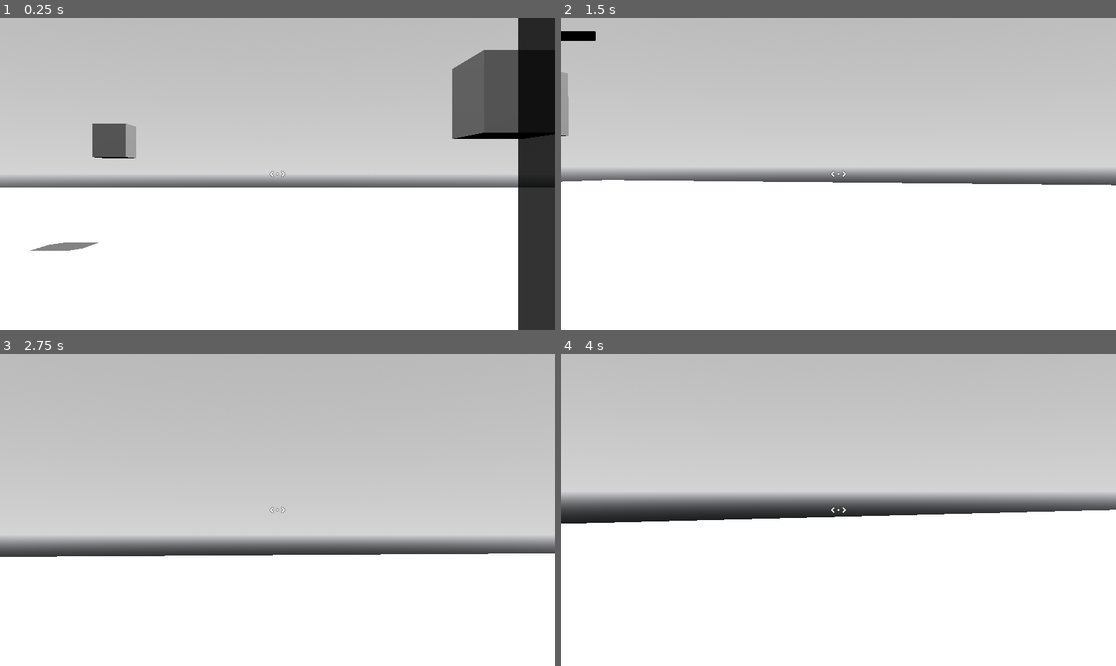
Above: before the commit, frames 1-4 (two rows, left to right).
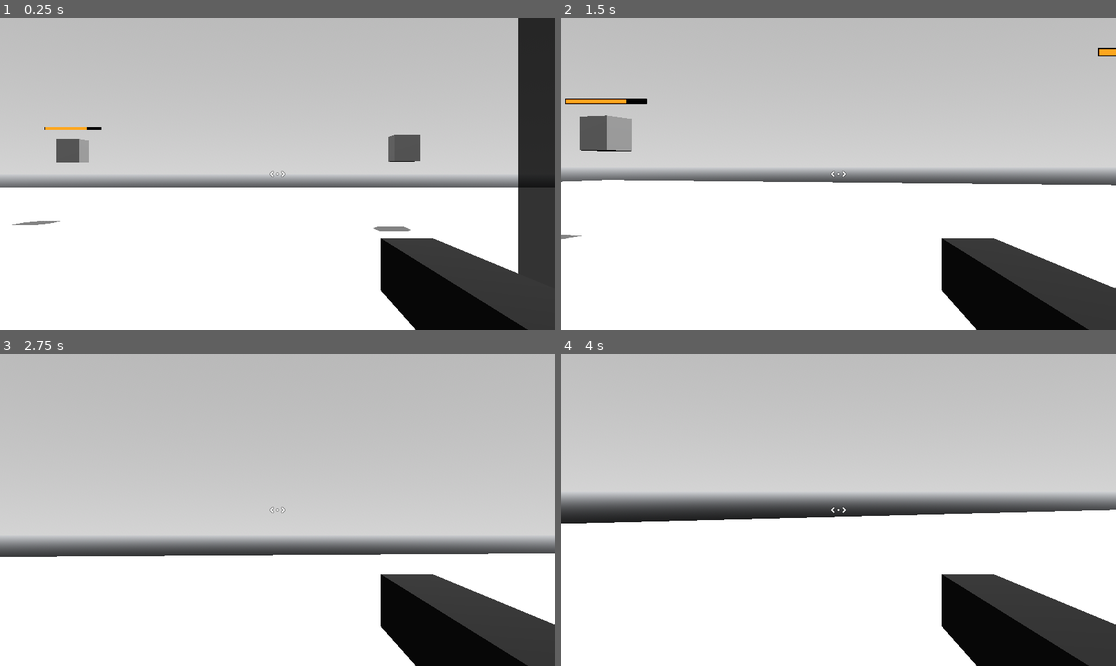
Above: after the commit, the same moments.

Repository: axilirate/metalbellion
Game: Godot game, scene res://scenes/states/gameplay_state/gameplay_state.tscn
Same seed, same stepped clock (60 frames per second), same inputs: the game is played once before the commit and once after it.
Inputs (mouse positions are in pixels of both pictures, inside the frame that each line leads up to):
- Up to frame 1 (0.25 s): no input
- Up to frame 2 (1.5 s): move the mouse to (866, 174) at 0.52 s; press the mouse at (866, 174) at 0.53 s; hold W (move_forward) from 0.53 s (still down); move the mouse to (810, 174) at 1.27 s; release the mouse at (810, 174) at 1.28 s; click (810, 174) at 1.35 s
- Up to frame 3 (2.75 s): keep holding W (move_forward); move the mouse to (288, 503) at 2.02 s; press the mouse at (288, 503) at 2.03 s
- Up to frame 4 (4 s): keep holding W (move_forward); move the mouse to (832, 516) at 2.77 s; release the mouse at (832, 516) at 2.78 s; click (832, 516) at 2.85 s; move the mouse to (877, 513) at 3.52 s; press the mouse at (877, 513) at 3.53 s

The runs differ from the first frame. In frame 1, 12% of the frame differs, in the area x 2-100%, y 10-100%; in frame 2, 8.9%; in frame 3, 7.1%; in frame 4, 7.1%.

Commit message:
update

Diff:
--- a/classes/objects/bullet.gd
+++ b/classes/objects/bullet.gd
@@ -1 +1,16 @@
 class_name Bullet
+
+
+
+
+
+var instance: Area3D
+
+
+
+func _init(type: GlobalEnum.BulletType) -> void:
+	match type:
+		GlobalEnum.BulletType.TEST_BULLET:
+			const SCENE_PATH: String = "res://scenes/bullets/test_bullet/test_bullet.tscn"
+			var test_bullet: TestBullet = preload(SCENE_PATH).instantiate()
+			instance = test_bullet
--- a/classes/objects/enemy.gd
+++ b/classes/objects/enemy.gd
@@ -1,9 +1,6 @@
 class_name Enemy extends RefCounted
 
 
-enum Type {
-	TEST_ENEMY
-	}
 
 
 
@@ -14,9 +11,9 @@
 
 
 
-func _init(type: Type) -> void:
+func _init(type: GlobalEnum.EnemyType) -> void:
 	match type:
-		Type.TEST_ENEMY:
+		GlobalEnum.EnemyType.TEST_ENEMY:
 			const SCENE_PATH: String = "res://scenes/enemies/test_enemy/test_enemy.tscn"
 			var test_enemy: TestEnemy = preload(SCENE_PATH).instantiate()
 			instance = test_enemy
--- a/classes/objects/weapon.gd
+++ b/classes/objects/weapon.gd
@@ -1,24 +1,20 @@
 class_name Weapon
 
 
-
-
-enum Type {
-	TEST_GUN
-	}
 
 
 
 var instance: MeshInstance3D
 var melee_properites = MeleeWeaponProperties.new()
 var ranged_properites = RangedWeaponProperties.new()
+var bullet_type: GlobalEnum.BulletType
 
 
-
-func _init(type: Type) -> void:
+func _init(type: GlobalEnum.WeaponType) -> void:
 	match type:
-		Type.TEST_GUN:
+		GlobalEnum.WeaponType.TEST_GUN:
 			const SCENE_PATH: String = "res://scenes/guns/test_gun/test_gun.tscn"
 			var test_gun: TestGun = preload(SCENE_PATH).instantiate()
 			ranged_properites.barrel_marker = test_gun.barrel_marker
+			bullet_type = GlobalEnum.BulletType.TEST_BULLET
 			instance = test_gun
--- /dev/null
+++ b/classes/static/global_enum.gd
@@ -0,0 +1,19 @@
+class_name GlobalEnum
+
+
+
+
+enum EnemyType {
+	TEST_ENEMY
+}
+
+
+
+enum WeaponType {
+	TEST_GUN
+}
+
+
+enum BulletType {
+	TEST_BULLET
+}
--- a/scenes/3d_nodes/level/level.gd
+++ /dev/null
@@ -1,88 +0,0 @@
-class_name Level extends Node3D
-
-
-@export var player: Player
-@export var enemy_holder: Node3D
-
-var enemy_attribues: Array[Attributes] = []
-var enemies: Array[CharacterBody3D] = []
-
-var player_shot_bullets: Array[Area3D] = []
-
-
-
-
-
-func _physics_process(_delta: float) -> void:
-	process_enemy_spawning()
-	process_player_shooting()
-
-
-
-func process_enemy_spawning() -> void:
-	if enemies.size() < 10:
-		try_to_spawn_enemy()
-
-
-
-
-
-
-func process_player_shooting():
-	if Input.is_action_pressed("shoot"):
-		print("cool")
-
-
-
-
-
-
-
-
-
-
-
-
-
-
-
-func try_to_spawn_enemy() -> void:
-	var enemy_spawn_ray_cast: RayCast3D = preload("res://scenes/3d_nodes/enemy_spawn_ray_cast/enemy_spawn_ray_cast.tscn").instantiate()
-	var enemy = Enemy.new(Enemy.Type.TEST_ENEMY)
-
-	add_child(enemy_spawn_ray_cast)
-	enemy_spawn_ray_cast.position = player.position + Vector3(randi_range(-20, 20), player.position.y + 5, randi_range(-20, 20))
-	enemy_spawn_ray_cast.force_raycast_update()
-
-	if is_spawn_valid(enemy_spawn_ray_cast, enemy.shape):
-		var test_enemy = enemy.instance
-
-		test_enemy.position = enemy_spawn_ray_cast.get_collision_point()
-		enemy_holder.add_child(test_enemy)
-		enemies.push_back(test_enemy)
-		enemy_attribues.push_back(test_enemy.attributes)
-
-	enemy_spawn_ray_cast.queue_free()
-
-
-
-
-
-
-func is_spawn_valid(enemy_spawn_ray_cast: RayCast3D, shape: Resource) -> bool:
-	var direct_space_state := get_world_3d().direct_space_state
-	var shape_query_parameters := PhysicsShapeQueryParameters3D.new()
-
-	shape_query_parameters.transform = enemy_spawn_ray_cast.transform
-	shape_query_parameters.shape = shape
-
-	if direct_space_state.intersect_shape(shape_query_parameters).size():
-		return false
-
-	if not enemy_spawn_ray_cast.is_colliding():
-		return false
-
-	if not enemy_spawn_ray_cast.get_collision_normal() == Vector3.UP:
-		return false
-
-	return true
--- a/scenes/3d_nodes/level/level.tscn
+++ /dev/null
@@ -1,50 +0,0 @@
-[gd_scene load_steps=8 format=3 uid="uid://cslvces6txw1r"]
-
-[ext_resource type="PackedScene" uid="uid://bsih1lexsu27y" path="res://scenes/character_bodies/player/player.tscn" id="1_4qlx6"]
-[ext_resource type="Script" path="res://scenes/3d_nodes/level/level.gd" id="1_8vnnj"]
-[ext_resource type="PackedScene" uid="uid://bcspdrrfl4amd" path="res://scenes/areas/combat_area/combat_area.tscn" id="3_exv1o"]
-
-[sub_resource type="ProceduralSkyMaterial" id="ProceduralSkyMaterial_de1mx"]
-sky_top_color = Color(0.54902, 0.54902, 0.54902, 1)
-sky_horizon_color = Color(0.670588, 0.670588, 0.670588, 1)
-ground_bottom_color = Color(0.0862745, 0.0862745, 0.0862745, 1)
-ground_horizon_color = Color(0.64625, 0.65575, 0.67075, 1)
-sun_angle_max = 0.0
-sun_curve = 1e-05
-
-[sub_resource type="Sky" id="Sky_3xku7"]
-sky_material = SubResource("ProceduralSkyMaterial_de1mx")
-
-[sub_resource type="Environment" id="Environment_47i83"]
-background_mode = 2
-sky = SubResource("Sky_3xku7")
-tonemap_mode = 3
-
-[sub_resource type="CameraAttributesPractical" id="CameraAttributesPractical_dhd3r"]
-auto_exposure_enabled = true
-auto_exposure_scale = 1.0
-auto_exposure_speed = 3.0
-dof_blur_amount = 1.0
-auto_exposure_min_sensitivity = 300.0
-auto_exposure_max_sensitivity = 64000.0
-
-[node name="Level" type="Node3D" node_paths=PackedStringArray("player", "enemy_holder")]
-script = ExtResource("1_8vnnj")
-player = NodePath("Player")
-enemy_holder = NodePath("EnemyHolder")
-
-[node name="DirectionalLight3D" type="DirectionalLight3D" parent="."]
-transform = Transform3D(-0.866023, -0.433016, 0.250001, 0, 0.499998, 0.866027, -0.500003, 0.749999, -0.43301, 0, 0, 0)
-shadow_enabled = true
-
-[node name="WorldEnvironment" type="WorldEnvironment" parent="."]
-environment = SubResource("Environment_47i83")
-camera_attributes = SubResource("CameraAttributesPractical_dhd3r")
-
-[node name="Player" parent="." instance=ExtResource("1_4qlx6")]
-
-[node name="EnemyHolder" type="Node3D" parent="."]
-
-[node name="AreaHolder" type="Node3D" parent="."]
-
-[node name="CombatArea" parent="AreaHolder" instance=ExtResource("3_exv1o")]
--- a/scenes/bullets/test_bullet/test_bullet.gd
+++ b/scenes/bullets/test_bullet/test_bullet.gd
@@ -6,6 +6,9 @@
 @export var mesh: MeshInstance3D
 
 
+var velocity: Vector3
+
+
 
 
 
--- a/scenes/character_bodies/player/player.gd
+++ b/scenes/character_bodies/player/player.gd
@@ -21,6 +21,7 @@
 
 func _ready() -> void:
 	Input.mouse_mode = Input.MOUSE_MODE_CAPTURED
+	equip_weapon(Weapon.new(GlobalEnum.WeaponType.TEST_GUN))
 
 
 
@@ -82,3 +83,4 @@
 func equip_weapon(weapon: Weapon) -> void:
 	NodeUtils.clear_children(weapon_holder)
 	active_weapon = weapon
+	weapon_holder.add_child(weapon.instance)
--- a/scenes/guns/test_gun/test_gun.tscn
+++ b/scenes/guns/test_gun/test_gun.tscn
@@ -1,12 +1,16 @@
-[gd_scene load_steps=3 format=3 uid="uid://k60bown04x0h"]
+[gd_scene load_steps=4 format=3 uid="uid://k60bown04x0h"]
 
 [ext_resource type="Script" path="res://scenes/guns/test_gun/test_gun.gd" id="1_xulka"]
 
 [sub_resource type="BoxMesh" id="BoxMesh_jfs07"]
 size = Vector3(0.25, 0.25, 2)
 
+[sub_resource type="StandardMaterial3D" id="StandardMaterial3D_6lobp"]
+albedo_color = Color(0.117647, 0.117647, 0.117647, 1)
+
 [node name="TestGun" type="MeshInstance3D" node_paths=PackedStringArray("barrel_marker")]
 mesh = SubResource("BoxMesh_jfs07")
+surface_material_override/0 = SubResource("StandardMaterial3D_6lobp")
 script = ExtResource("1_xulka")
 barrel_marker = NodePath("BarrelMarker")
 
--- a/scenes/states/gameplay_state/gameplay_state.gd
+++ b/scenes/states/gameplay_state/gameplay_state.gd
@@ -1 +1,80 @@
-class_name GameplayState extends Node
+class_name GameplayState extends Node3D
+
+@export var player: Player
+@export var enemy_holder: Node3D
+
+var enemy_attribues: Array[Attributes] = []
+var enemies: Array[CharacterBody3D] = []
+
+var player_shot_bullets: Array[Area3D] = []
+
+
+
+
+
+func _physics_process(_delta: float) -> void:
+	process_enemy_spawning()
+	process_player_shooting()
+
+
+
+func process_enemy_spawning() -> void:
+	if enemies.size() < 10:
+		try_to_spawn_enemy()
+
+
+
+
+
+
+func process_player_shooting():
+	if not Input.is_action_pressed("shoot"):
+		return
+
+	player.camera.global_rotation
+	print("?")
+
+
+
+
+
+func try_to_spawn_enemy() -> void:
+	var enemy_spawn_ray_cast: RayCast3D = preload("res://scenes/3d_nodes/enemy_spawn_ray_cast/enemy_spawn_ray_cast.tscn").instantiate()
+	var enemy = Enemy.new(GlobalEnum.EnemyType.TEST_ENEMY)
+
+	add_child(enemy_spawn_ray_cast)
+	enemy_spawn_ray_cast.position = player.position + Vector3(randi_range(-20, 20), player.position.y + 5, randi_range(-20, 20))
+	enemy_spawn_ray_cast.force_raycast_update()
+
+	if is_spawn_valid(enemy_spawn_ray_cast, enemy.shape):
+		var test_enemy = enemy.instance
+
+		test_enemy.position = enemy_spawn_ray_cast.get_collision_point()
+		enemy_holder.add_child(test_enemy)
+		enemies.push_back(test_enemy)
+		enemy_attribues.push_back(test_enemy.attributes)
+
+	enemy_spawn_ray_cast.queue_free()
+
+
+
+
+
+
+func is_spawn_valid(enemy_spawn_ray_cast: RayCast3D, shape: Resource) -> bool:
+	var direct_space_state := get_world_3d().direct_space_state
+	var shape_query_parameters := PhysicsShapeQueryParameters3D.new()
+
+	shape_query_parameters.transform = enemy_spawn_ray_cast.transform
+	shape_query_parameters.shape = shape
+
+	if direct_space_state.intersect_shape(shape_query_parameters).size():
+		return false
+
+	if not enemy_spawn_ray_cast.is_colliding():
+		return false
+
+	if not enemy_spawn_ray_cast.get_collision_normal() == Vector3.UP:
+		return false
+
+	return true
--- a/scenes/states/gameplay_state/gameplay_state.tscn
+++ b/scenes/states/gameplay_state/gameplay_state.tscn
@@ -1,9 +1,50 @@
-[gd_scene load_steps=3 format=3 uid="uid://d01gbs4jlb5lt"]
+[gd_scene load_steps=8 format=3 uid="uid://d01gbs4jlb5lt"]
 
 [ext_resource type="Script" path="res://scenes/states/gameplay_state/gameplay_state.gd" id="1_6p0bk"]
-[ext_resource type="PackedScene" uid="uid://cslvces6txw1r" path="res://scenes/3d_nodes/level/level.tscn" id="1_m04cq"]
+[ext_resource type="PackedScene" uid="uid://bsih1lexsu27y" path="res://scenes/character_bodies/player/player.tscn" id="2_nrnrg"]
+[ext_resource type="PackedScene" uid="uid://bcspdrrfl4amd" path="res://scenes/areas/combat_area/combat_area.tscn" id="3_ueq32"]
 
-[node name="GameplayState" type="Node"]
+[sub_resource type="ProceduralSkyMaterial" id="ProceduralSkyMaterial_ir41e"]
+sky_top_color = Color(0.54902, 0.54902, 0.54902, 1)
+sky_horizon_color = Color(0.670588, 0.670588, 0.670588, 1)
+ground_bottom_color = Color(0.0862745, 0.0862745, 0.0862745, 1)
+ground_horizon_color = Color(0.64625, 0.65575, 0.67075, 1)
+sun_angle_max = 0.0
+sun_curve = 1e-05
+
+[sub_resource type="Sky" id="Sky_3xku7"]
+sky_material = SubResource("ProceduralSkyMaterial_ir41e")
+
+[sub_resource type="Environment" id="Environment_svrjv"]
+background_mode = 2
+sky = SubResource("Sky_3xku7")
+tonemap_mode = 3
+
+[sub_resource type="CameraAttributesPractical" id="CameraAttributesPractical_rxjky"]
+auto_exposure_enabled = true
+auto_exposure_scale = 1.0
+auto_exposure_speed = 3.0
+dof_blur_amount = 1.0
+auto_exposure_min_sensitivity = 300.0
+auto_exposure_max_sensitivity = 64000.0
+
+[node name="GameplayState" type="Node3D" node_paths=PackedStringArray("player", "enemy_holder")]
 script = ExtResource("1_6p0bk")
+player = NodePath("Player")
+enemy_holder = NodePath("EnemyHolder")
 
-[node name="Level" parent="." instance=ExtResource("1_m04cq")]
+[node name="DirectionalLight3D" type="DirectionalLight3D" parent="."]
+transform = Transform3D(-0.866023, -0.433016, 0.250001, 0, 0.499998, 0.866027, -0.500003, 0.749999, -0.43301, 0, 0, 0)
+shadow_enabled = true
+
+[node name="WorldEnvironment" type="WorldEnvironment" parent="."]
+environment = SubResource("Environment_svrjv")
+camera_attributes = SubResource("CameraAttributesPractical_rxjky")
+
+[node name="Player" parent="." instance=ExtResource("2_nrnrg")]
+
+[node name="EnemyHolder" type="Node3D" parent="."]
+
+[node name="AreaHolder" type="Node3D" parent="."]
+
+[node name="CombatArea" parent="AreaHolder" instance=ExtResource("3_ueq32")]
